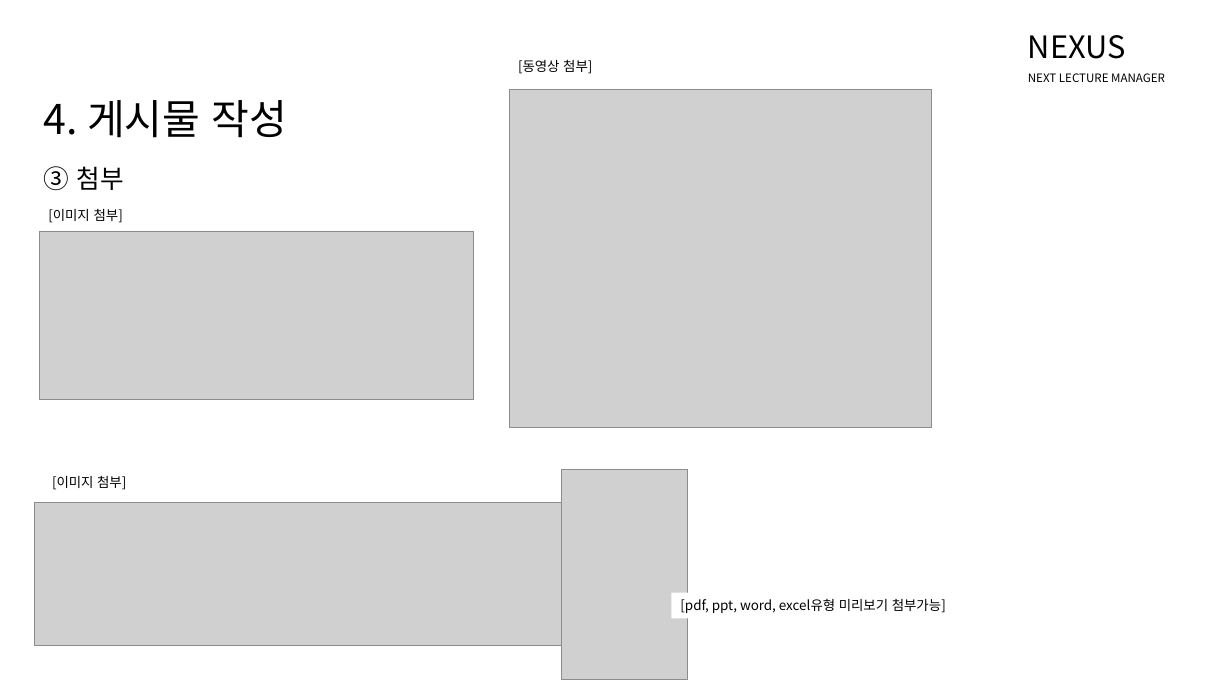
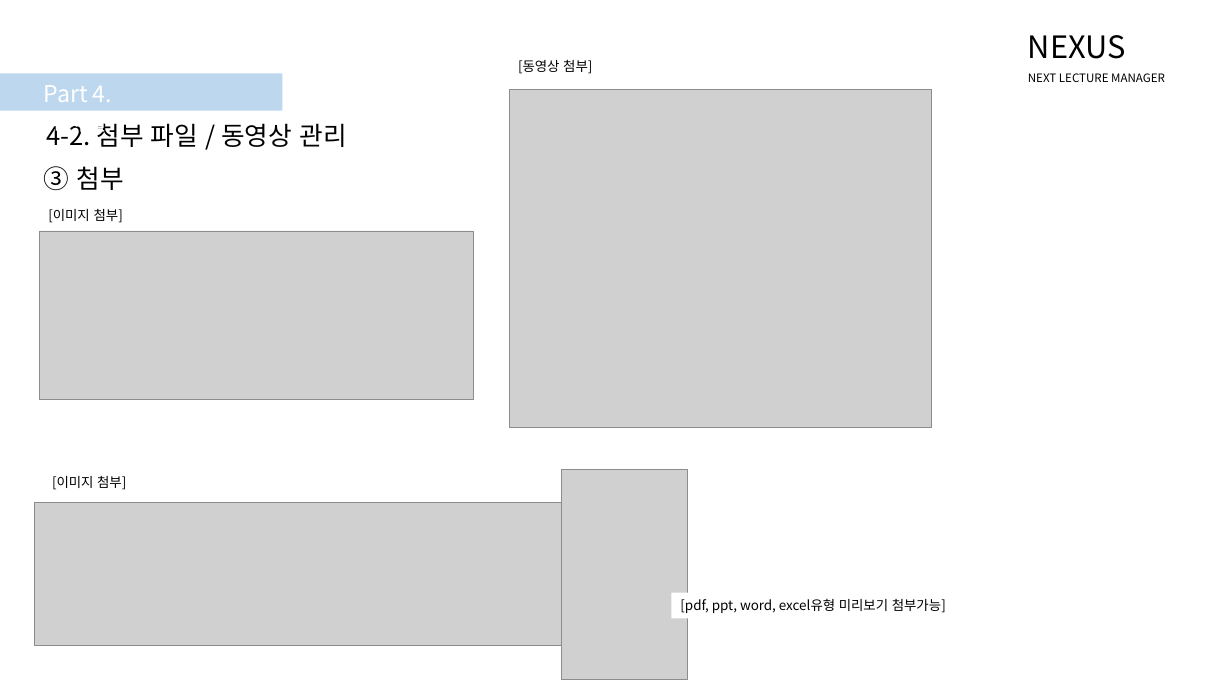
Before and after one commit to NHNNEXT/2015-03-REAL-TUTU, a slide deck: slide 21 of Nexus.pptx (slide 16 before the commit). Drawn at 1232x693 pixels with LibreOffice and Linux fonts; fonts in the diff are those of the drawing; grey boxes stand for pictures. Boxes give left, top, right and bottom in pixels: in the first picture for what was removed or moved away, otherwise in the second. Text is boxed around its words. In the diff, an @@ line names an element or a change of style, - is before the commit and + after.

```diff
--- a/Nexus.pptx
+++ b/Nexus.pptx
@@ rectangle added at <box>0,74,282,111</box>, fill #BDD7EE @@
@@ text at <box>44,85,112,135</box>: text changed; size 32 to 18 pt; text colour #000000 to #FFFFFF @@
-4. 게시물 작성
+Part 4. 게시물
@@ text added at <box>46,123,346,147</box>, 20 pt, text #000000 @@
+4-2. 첨부 파일 / 동영상 관리
```
Also in this commit, not shown: 17 other slides changed, 10 slides added, 2 other files.
